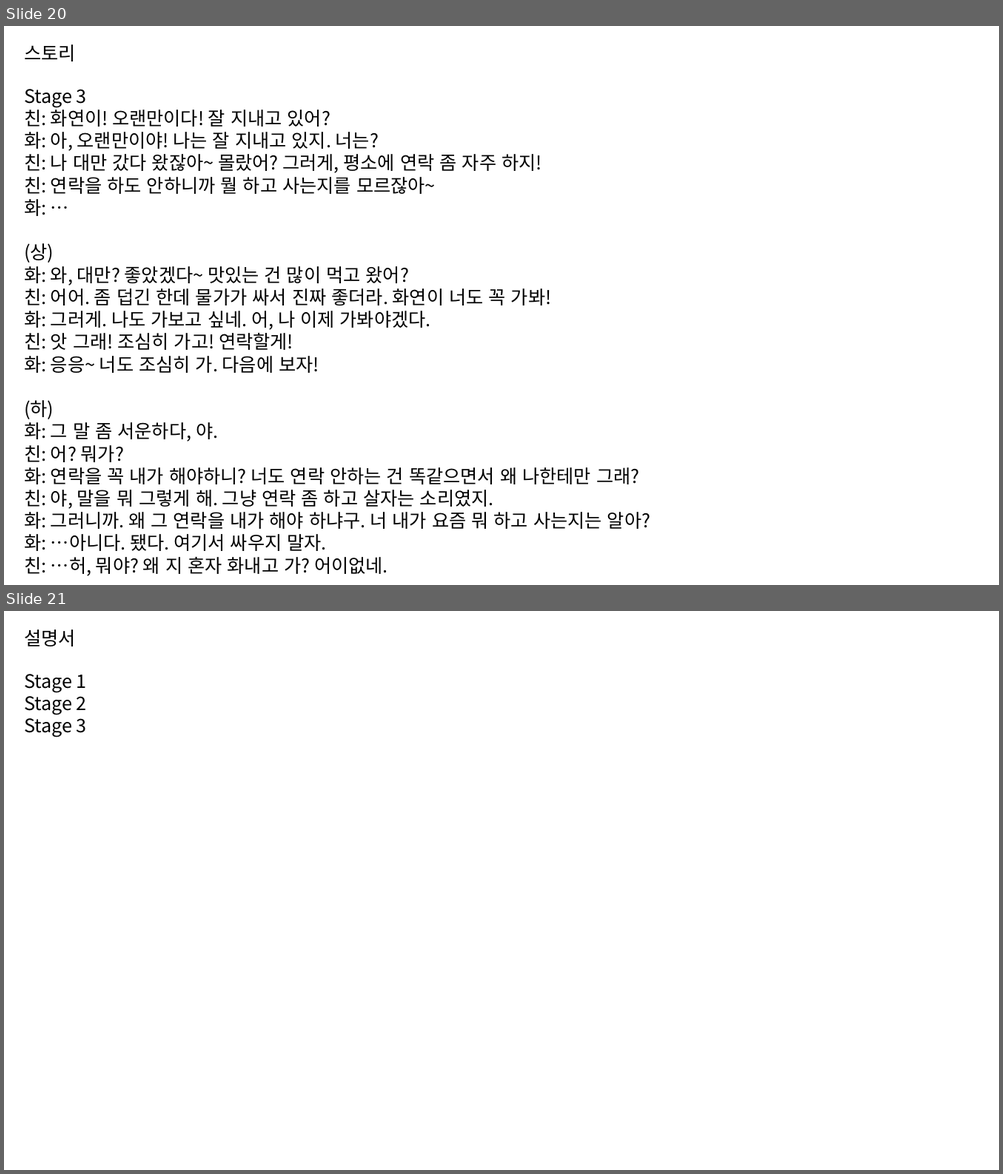
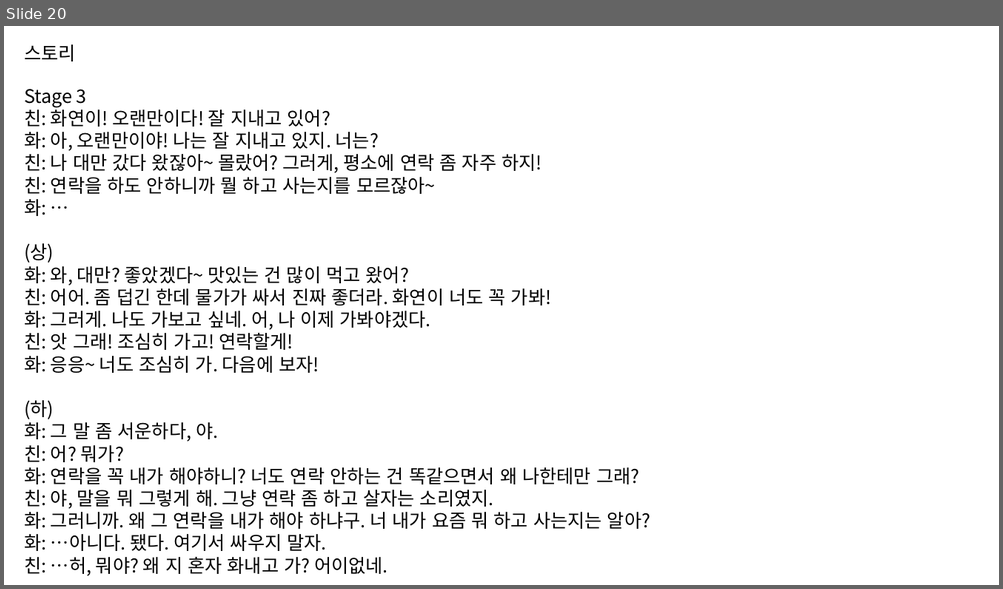
Before and after one commit to ordinaryhan/Project_Poison, a slide deck: 기획/프로젝트 독 기획.pptx. Shown one above the other, each under a label of ours: slides 20 and 21 before the commit, slide 20 after it. The pictures are 1003x1174 and 1003x589 pixels, drawn with LibreOffice and Linux fonts; fonts in the diff are those of the drawing. Boxes give left, top, right and bottom in pixels: in the first picture for what was removed or moved away, otherwise in the second. Text is boxed around its words. In the diff, an @@ line names an element or a change of style, - is before the commit and + after.

```diff
--- a/기획/프로젝트 독 기획.pptx
+++ b/기획/프로젝트 독 기획.pptx
@@ slide 21 removed at (4,611,999,1170), background #FFFFFF @@
@@ text removed at (24,629,76,647) @@
-설명서
@@ text removed at (24,674,87,737) @@
-Stage 1
-Stage 2
-Stage 3
```
Also in this commit, not shown: 3 slides added, 1 other slide removed.
